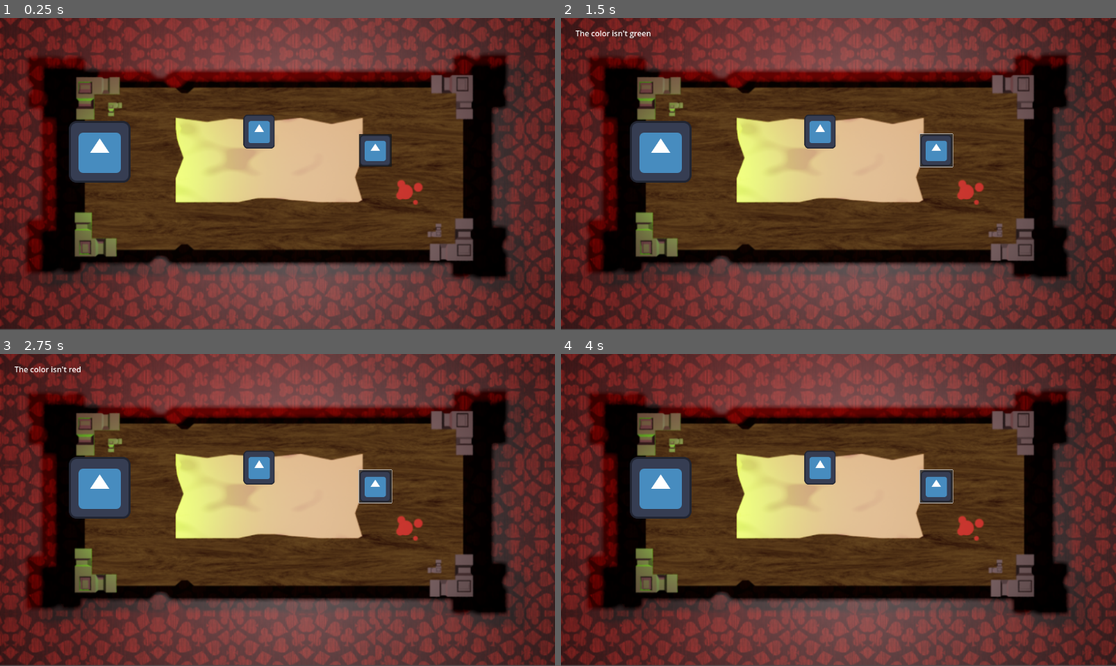
Above: before the commit, frames 1-4 (two rows, left to right).
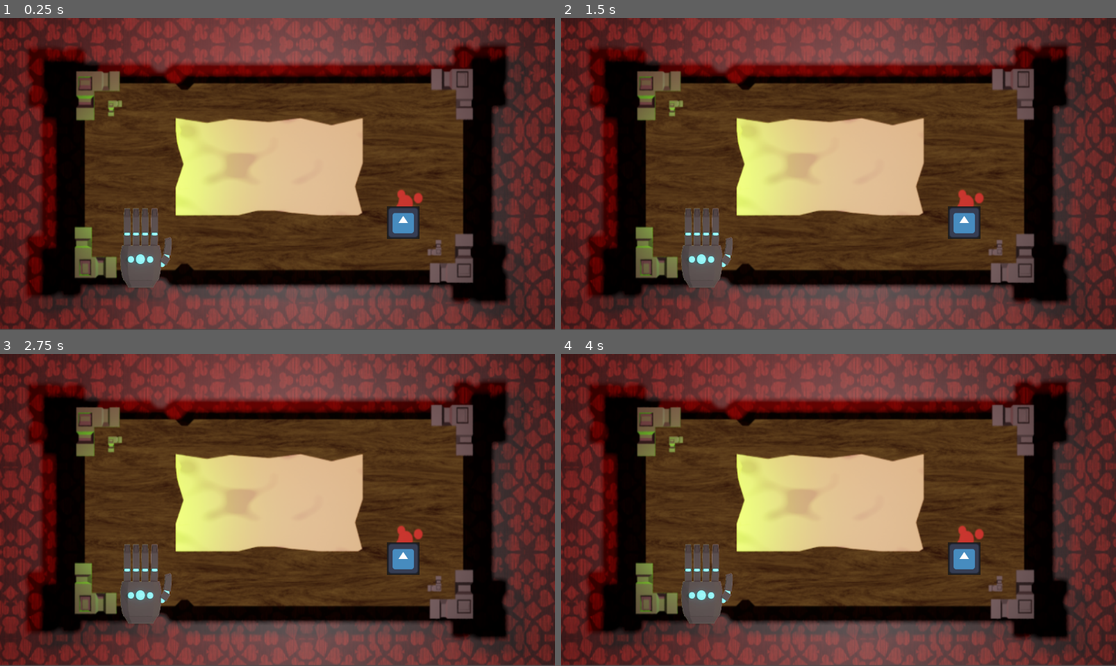
Above: after the commit, the same moments.

Repository: avanishbadhan/jumpstart
Game: Godot game, scene res://main.tscn
The game is run twice, just before and just after one commit, with the same random seed, the same clock (stepped at 60 frames per second) and the same inputs. The engine's default icon, where the game draws it, is replaced by a stand-in: a white triangle on a blue panel in a dark square.
Inputs (mouse positions are in pixels of both pictures, inside the frame that each line leads up to):
- Up to frame 1 (0.25 s): no input
- Up to frame 2 (1.5 s): click (938, 149) at 0.52 s; click (938, 149) at 1.27 s
- Up to frame 3 (2.75 s): click (377, 485) at 2.02 s
- Up to frame 4 (4 s): tap Enter at 2.75 s; tap Space at 3.5 s

The runs differ from the first frame. In frame 1, 40% of the frame differs, in the area x 0-100%, y 0-100%; in frame 2, 40%; in frame 3, 40%; in frame 4, 40%.

Commit message:
update 0.4

Diff:
--- a/main.tscn
+++ b/main.tscn
@@ -1,12 +1,13 @@
-[gd_scene load_steps=8 format=3 uid="uid://dtuqbrulfuv2l"]
+[gd_scene load_steps=9 format=3 uid="uid://dtuqbrulfuv2l"]
 
 [ext_resource type="Texture2D" uid="uid://c2ajoocoe8pn1" path="res://icon.svg" id="1_0xm2m"]
-[ext_resource type="Texture2D" uid="uid://ciop53dgajnwt" path="res://Screenshot 2025-09-27 192503.png" id="1_272bh"]
+[ext_resource type="Texture2D" uid="uid://dhx3283muypvp" path="res://new_bg.png" id="1_5vw27"]
 [ext_resource type="Script" uid="uid://oa6oklbl8m10" path="res://player.gd" id="1_h2yge"]
 [ext_resource type="Script" uid="uid://chq7epkwhy0jq" path="res://popUp.gd" id="4_lquwl"]
 [ext_resource type="AudioStream" uid="uid://3nwfosqbtkbm" path="res://knife-stab-48222.mp3" id="5_7mycd"]
 [ext_resource type="AudioStream" uid="uid://vekqjcc1acls" path="res://music.mp3" id="5_lquwl"]
 [ext_resource type="AudioStream" uid="uid://cd81e71mo8b3y" path="res://knife-slice-41231.mp3" id="6_272bh"]
+[ext_resource type="Texture2D" uid="uid://b7igt7xu1gu24" path="res://Hand-removebg-preview.png" id="7_5vw27"]
 
 [node name="Node2D" type="Node2D"]
 
@@ -14,16 +15,11 @@
 z_index = -2
 offset_right = 1155.0
 offset_bottom = 646.0
-texture = ExtResource("1_272bh")
+texture = ExtResource("1_5vw27")
 
 [node name="player" type="CharacterBody2D" parent="."]
-position = Vector2(550, 232)
+position = Vector2(589, 234)
 script = ExtResource("1_h2yge")
-
-[node name="Sprite2D" type="Sprite2D" parent="player"]
-position = Vector2(-12, 4)
-scale = Vector2(0.5078125, 0.546875)
-texture = ExtResource("1_0xm2m")
 
 [node name="Control" type="Control" parent="."]
 layout_mode = 3
@@ -36,18 +32,21 @@
 [node name="Not_Green" type="Label" parent="Control"]
 visible = false
 layout_mode = 0
-offset_left = -731.0
-offset_top = -238.0
-offset_right = -424.0
-offset_bottom = -189.0
+offset_left = -283.0
+offset_top = 29.0
+offset_right = 24.0
+offset_bottom = 78.0
 text = "The color isn't green"
 
 [node name="machete" type="Button" parent="Control"]
-layout_mode = 0
-offset_left = -16.0
-offset_top = -17.0
-offset_right = 120.0
-offset_bottom = 119.0
+layout_mode = 1
+anchors_preset = -1
+anchor_left = 1.0500001
+anchor_top = 3.325
+anchor_right = 1.0500001
+anchor_bottom = 3.325
+offset_right = 136.0
+offset_bottom = 136.0
 scale = Vector2(0.5, 0.5)
 icon = ExtResource("1_0xm2m")
 script = ExtResource("4_lquwl")
@@ -62,8 +61,9 @@
 position = Vector2(191, 275)
 
 [node name="Sprite2D" type="Sprite2D" parent="Hand"]
-position = Vector2(16, 3)
-texture = ExtResource("1_0xm2m")
+position = Vector2(88.12501, 203.03128)
+scale = Vector2(0.42004502, 0.45850003)
+texture = ExtResource("7_5vw27")
 
 [node name="AudioStreamPlayer" type="AudioStreamPlayer" parent="."]
 stream = ExtResource("5_lquwl")
--- a/popUp.gd
+++ b/popUp.gd
@@ -10,6 +10,7 @@
 	pressed.connect(_button_pressed)
 
 func _button_pressed():
+	popup_label.modulate = Color(0, 0, 0)
 	slice.play()
 	cutting.play()
 	var random = randi() % 4
Binary file added: Hand-removebg-preview.png
Not shown, added: Hand-removebg-preview.png.import
Binary file removed: Screenshot 2025-09-27 192503.png
Binary file added: new_bg.png
Not shown, changed: new_bg.png.import
